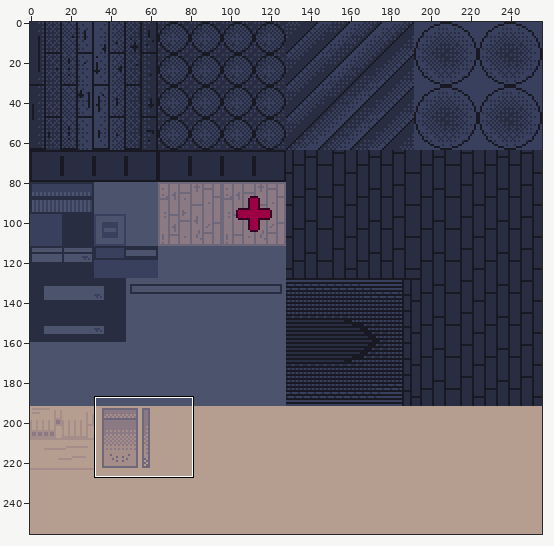
A sprite sheet gets an edit: assets/obj/spr_dreadzone_texture.png. The picture above shows the old version from afar; the outline marks the close-up.
Close-up. Before the edit:
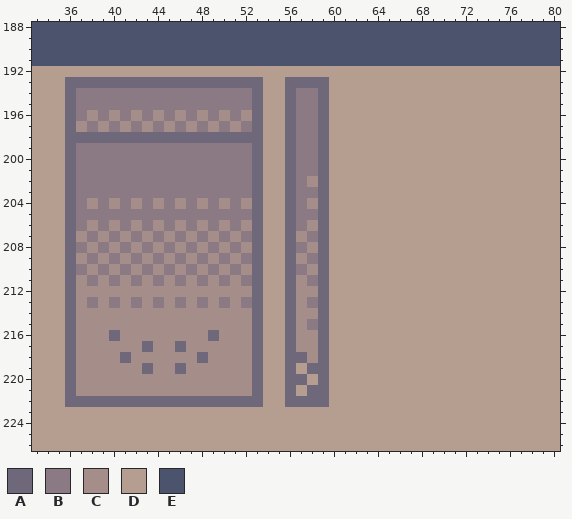
The file is 256x256 pixels. Shown: x 33..80, y 188..226.
Palette (. is transparent): A #6f687a  B #8b7983  C #a58d89  D #b59e90  E #4c546d
Pixels before, first column x 33:
188 EEEEEEEEEEEEEEEEEEEEEEEEEEEEEEEEEEEEEEEEEEEEEEEE
189 EEEEEEEEEEEEEEEEEEEEEEEEEEEEEEEEEEEEEEEEEEEEEEEE
190 EEEEEEEEEEEEEEEEEEEEEEEEEEEEEEEEEEEEEEEEEEEEEEEE
191 EEEEEEEEEEEEEEEEEEEEEEEEEEEEEEEEEEEEEEEEEEEEEEEE
192 DDDDDDDDDDDDDDDDDDDDDDDDDDDDDDDDDDDDDDDDDDDDDDDD
193 DDDAAAAAAAAAAAAAAAAAADDAAAADDDDDDDDDDDDDDDDDDDDD
194 DDDABBBBBBBBBBBBBBBBADDABBADDDDDDDDDDDDDDDDDDDDD
195 DDDABBBBBBBBBBBBBBBBADDABBADDDDDDDDDDDDDDDDDDDDD
196 DDDABCBCBCBCBCBCBCBCADDABBADDDDDDDDDDDDDDDDDDDDD
197 DDDACBCBCBCBCBCBCBCBADDABBADDDDDDDDDDDDDDDDDDDDD
198 DDDAAAAAAAAAAAAAAAAAADDABBADDDDDDDDDDDDDDDDDDDDD
199 DDDABBBBBBBBBBBBBBBBADDABBADDDDDDDDDDDDDDDDDDDDD
200 DDDABBBBBBBBBBBBBBBBADDABBADDDDDDDDDDDDDDDDDDDDD
201 DDDABBBBBBBBBBBBBBBBADDABBADDDDDDDDDDDDDDDDDDDDD
202 DDDABBBBBBBBBBBBBBBBADDABCADDDDDDDDDDDDDDDDDDDDD
203 DDDABBBBBBBBBBBBBBBBADDABBADDDDDDDDDDDDDDDDDDDDD
204 DDDABCBCBCBCBCBCBCBCADDABCADDDDDDDDDDDDDDDDDDDDD
205 DDDABBBBBBBBBBBBBBBBADDABBADDDDDDDDDDDDDDDDDDDDD
206 DDDABCBCBCBCBCBCBCBCADDABCADDDDDDDDDDDDDDDDDDDDD
207 DDDACBCBCBCBCBCBCBCBADDACBADDDDDDDDDDDDDDDDDDDDD
208 DDDABCBCBCBCBCBCBCBCADDABCADDDDDDDDDDDDDDDDDDDDD
209 DDDACBCBCBCBCBCBCBCBADDACBADDDDDDDDDDDDDDDDDDDDD
210 DDDABCBCBCBCBCBCBCBCADDABCADDDDDDDDDDDDDDDDDDDDD
211 DDDACBCBCBCBCBCBCBCBADDACBADDDDDDDDDDDDDDDDDDDDD
212 DDDACCCCCCCCCCCCCCCCADDACCADDDDDDDDDDDDDDDDDDDDD
213 DDDACBCBCBCBCBCBCBCBADDACBADDDDDDDDDDDDDDDDDDDDD
214 DDDACCCCCCCCCCCCCCCCADDACCADDDDDDDDDDDDDDDDDDDDD
215 DDDACCCCCCCCCCCCCCCCADDACBADDDDDDDDDDDDDDDDDDDDD
216 DDDACCCACCCCCCCCACCCADDACCADDDDDDDDDDDDDDDDDDDDD
217 DDDACCCCCCACCACCCCCCADDACCADDDDDDDDDDDDDDDDDDDDD
218 DDDACCCCACCCCCCACCCCADDAACADDDDDDDDDDDDDDDDDDDDD
219 DDDACCCCCCACCACCCCCCADDADAADDDDDDDDDDDDDDDDDDDDD
220 DDDACCCCCCCCCCCCCCCCADDAADADDDDDDDDDDDDDDDDDDDDD
221 DDDACCCCCCCCCCCCCCCCADDADAADDDDDDDDDDDDDDDDDDDDD
222 DDDAAAAAAAAAAAAAAAAAADDAAAADDDDDDDDDDDDDDDDDDDDD
223 DDDDDDDDDDDDDDDDDDDDDDDDDDDDDDDDDDDDDDDDDDDDDDDD
224 DDDDDDDDDDDDDDDDDDDDDDDDDDDDDDDDDDDDDDDDDDDDDDDD
225 DDDDDDDDDDDDDDDDDDDDDDDDDDDDDDDDDDDDDDDDDDDDDDDD
226 DDDDDDDDDDDDDDDDDDDDDDDDDDDDDDDDDDDDDDDDDDDDDDDD
New version:
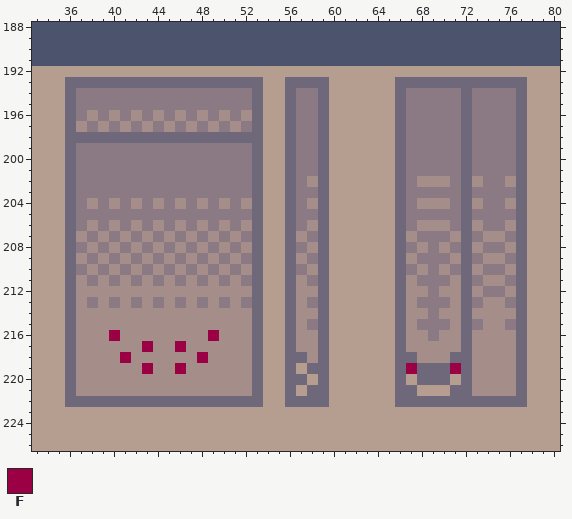
Colours new in this view: F #9c0044
Changes in this commit:
Colour A replaces colour D in row 193 at x 66 to 77; in rows 194 to 217 at x 66, 72 and 77; in row 218 at x 66 to 67, 71 to 72 and 77; in rows 219 to 220 at x 66, 68 to 70, 72 and 77; in row 221 at x 66 to 67, 71 to 72 and 77; in row 222 at x 66 to 77.
Colour B replaces colour D in rows 194 to 201 at x 67 to 71 and 73 to 76; in row 202 at x 67, 71 and 74 to 75; in row 203 at x 67 to 71 and 73 to 76; in row 204 at x 67, 71 and 74 to 75; in row 205 at x 67 to 71 and 73 to 76; in row 206 at x 67, 71 and 74 to 75.
Colour B replaces colour D in row 207 at x 68 to 70, 73 and 76; in row 208 at x 67, 69, 71 and 74 to 75; in row 209 at x 68 to 70, 73 and 76; in row 210 at x 67, 69, 71 and 74 to 75; in row 211 at x 68 to 70, 73 and 76; in row 212 at x 69 and 74 to 75.
Colour B replaces colour D in row 213 at x 68 to 70, 73 and 76; in row 214 at x 69; in row 215 at x 68 to 70, 73 and 76; in row 216 at x 69.
Colour C replaces colour D in row 202 at x 68 to 70, 73 and 76; in row 204 at x 68 to 70, 73 and 76; in row 206 at x 68 to 70, 73 and 76; in row 207 at x 67, 71 and 74 to 75; in row 208 at x 68, 70, 73 and 76; in row 209 at x 67, 71 and 74 to 75.
Colour C replaces colour D in row 210 at x 68, 70, 73 and 76; in row 211 at x 67, 71 and 74 to 75; in row 212 at x 67 to 68, 70 to 71, 73 and 76; in row 213 at x 67, 71 and 74 to 75; in row 214 at x 67 to 68, 70 to 71 and 73 to 76; in row 215 at x 67, 71 and 74 to 75.
Colour C replaces colour D in row 216 at x 67 to 68, 70 to 71 and 73 to 76; in row 217 at x 67 to 71 and 73 to 76; in row 218 at x 68 to 70 and 73 to 76; in rows 219 to 221 at x 73 to 76.
Colour F replaces colour A in row 216 at x 40 and 49; in row 217 at x 43 and 46; in row 218 at x 41 and 48; in row 219 at x 43 and 46.
Colour F replaces colour D in row 219 at x 67 and 71.
Where, in picture pixels (left, top, right, bottom), the same in both close-ups:
changed: (395, 77, 527, 407)
changed: (109, 330, 219, 374)
